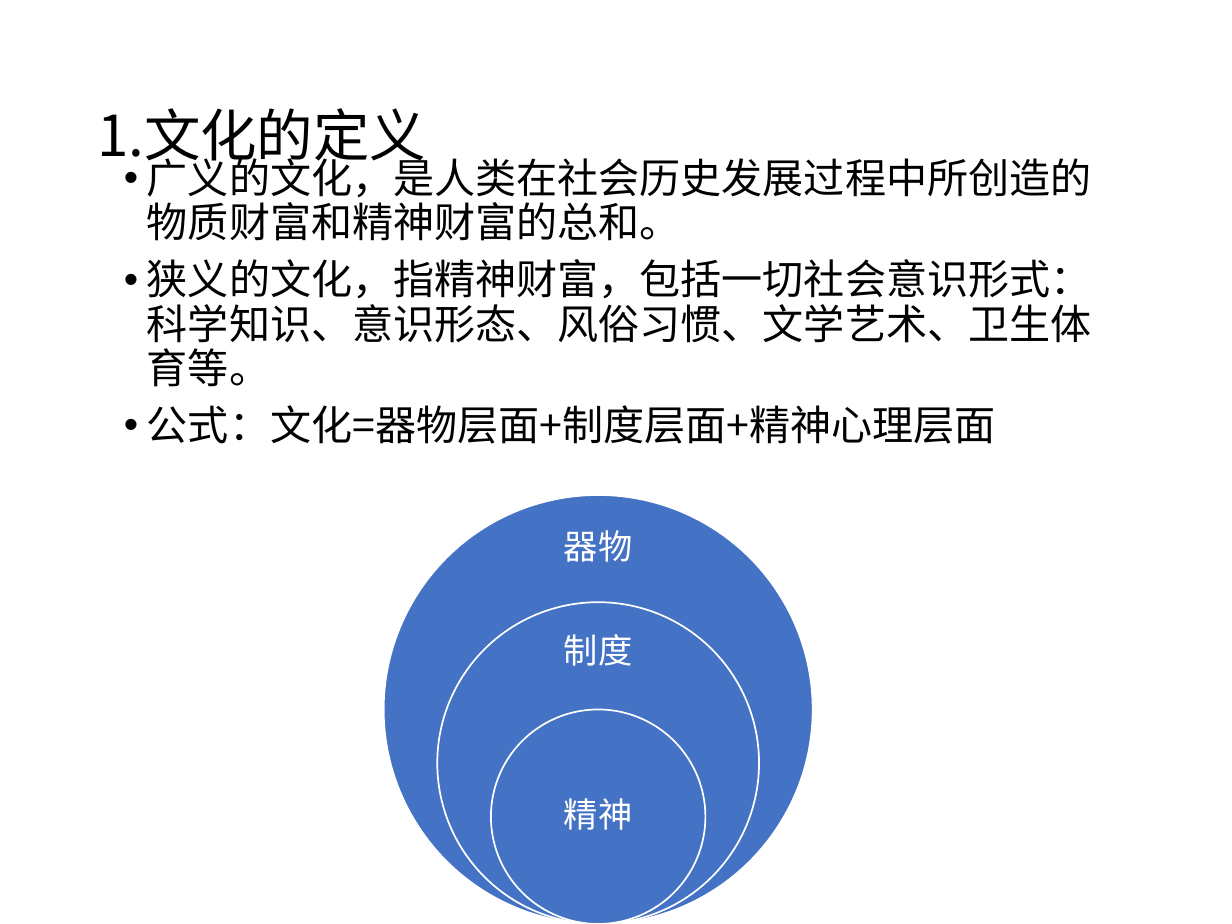
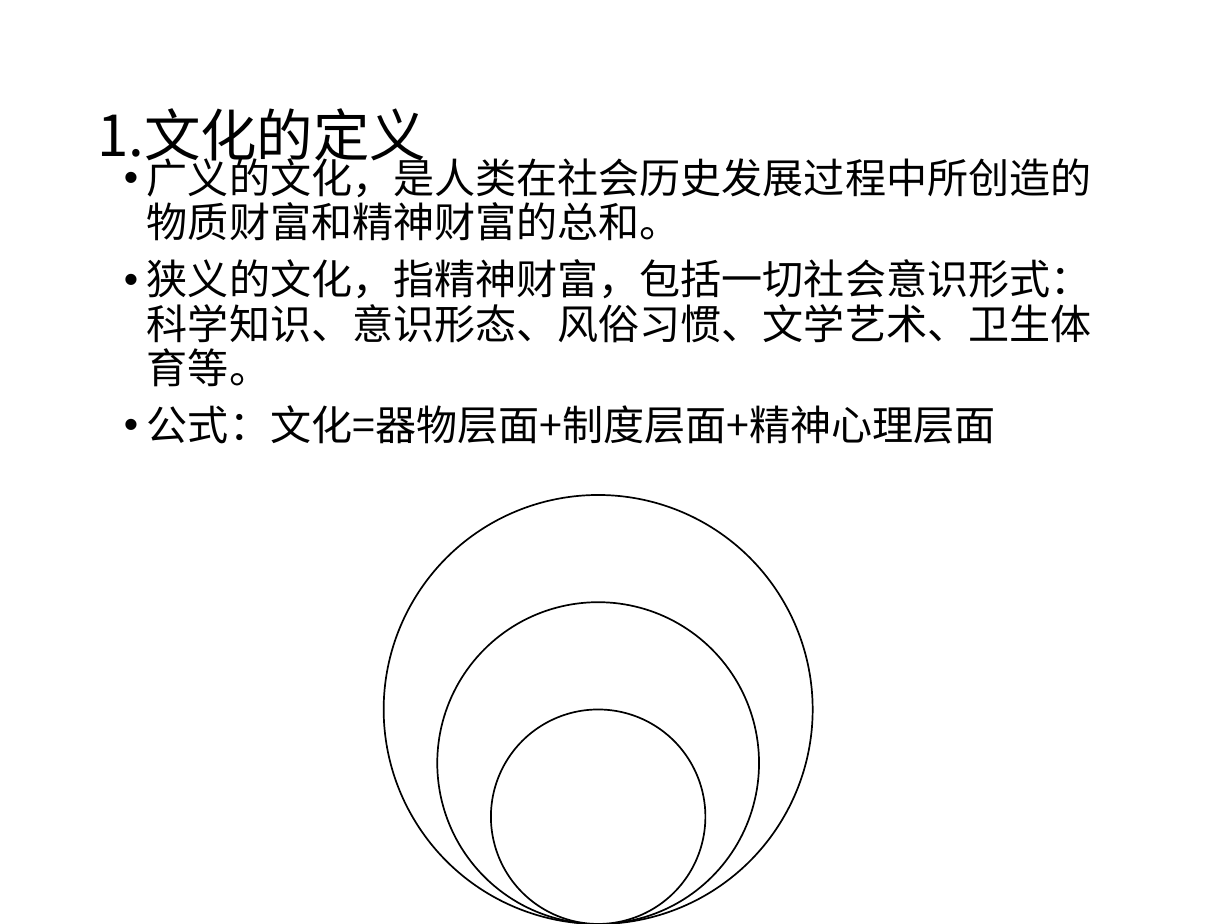
Before and after one commit to DO-MINATOR/buaa, a slide deck: slide 4 of 中特/复习ppt/黄瑶-文化.pptx. Drawn at 1232x924 pixels with LibreOffice and Linux fonts; fonts in the diff are those of the drawing. Boxes give left, top, right and bottom in pixels: in the first picture for what was removed or moved away, otherwise in the second. Text is boxed around its words. In the diff, an @@ line names an element or a change of style, - is before the commit and + after.

```diff
--- a/中特/复习ppt/黄瑶-文化.pptx
+++ b/中特/复习ppt/黄瑶-文化.pptx
@@ text removed at (x1=564, y1=530, x2=632, y2=562) @@
-器物
@@ text removed at (x1=564, y1=634, x2=632, y2=666) @@
-制度
@@ fill #4472C4 to #FFFFFF; outline #FFFFFF 1 pt to #000000 1 pt in 3 elements at (x1=383, y1=495, x2=812, y2=924), (x1=437, y1=602, x2=759, y2=924), (x1=490, y1=710, x2=705, y2=924) @@
@@ text removed at (x1=564, y1=798, x2=632, y2=830) @@
-精神
```
Also in this commit, not shown: 2 other slides changed, 5 other files.
